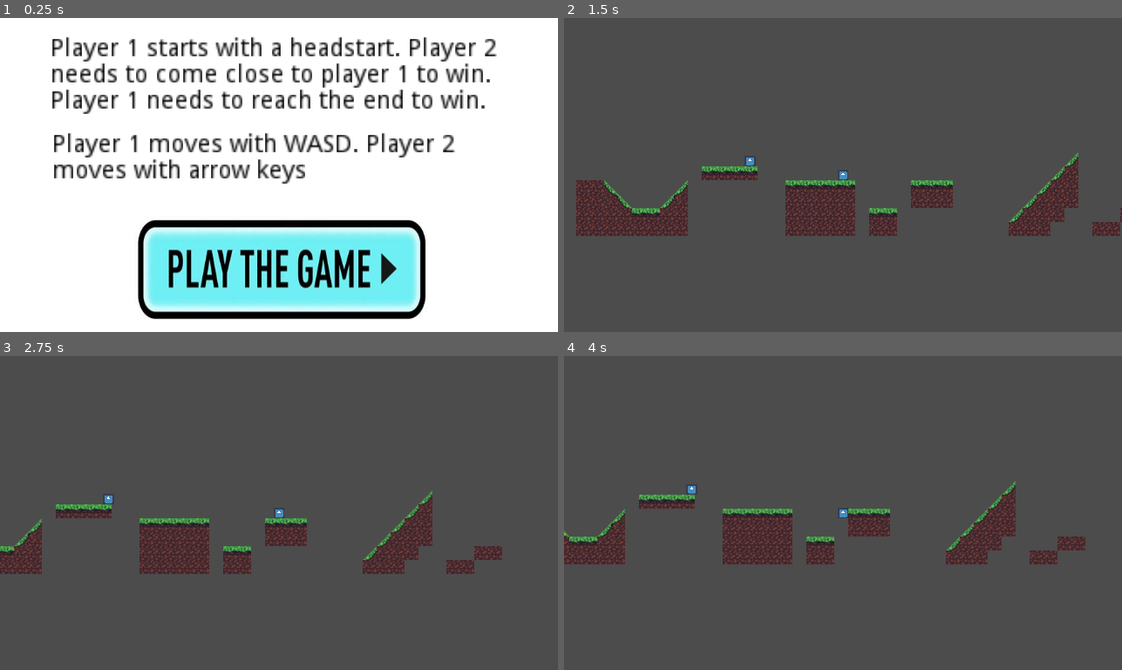
Above: before the commit, frames 1-4 (two rows, left to right).
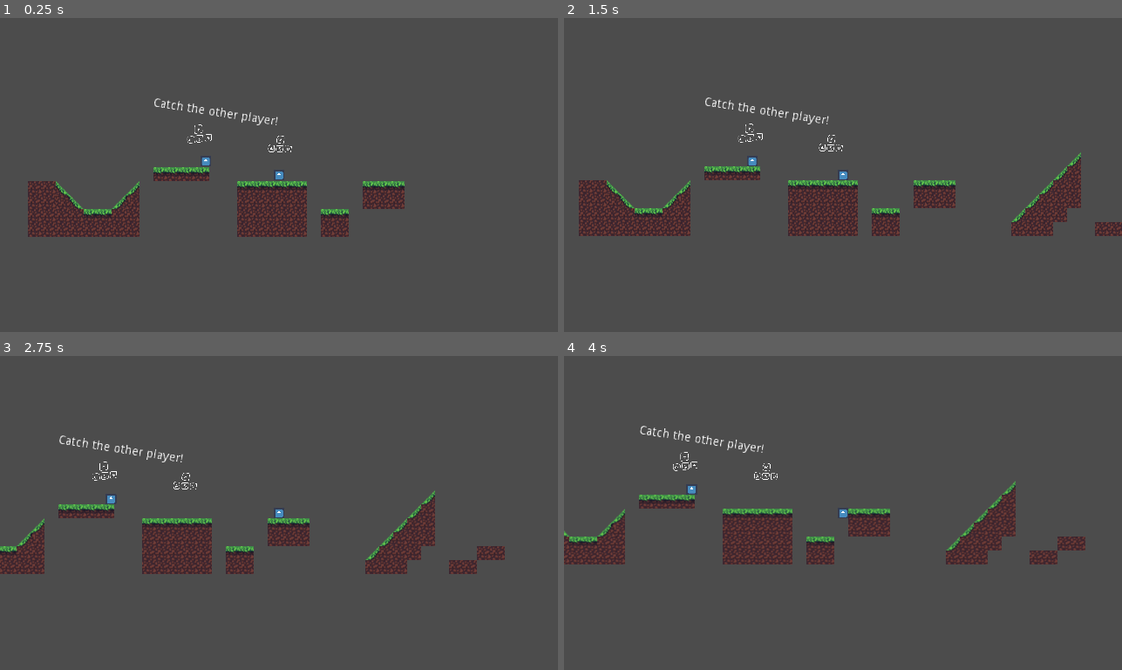
Above: after the commit, the same moments.

Repository: alteduard/TasjammGodot
Game: Godot game, scene res://Assets/Scenes/Game.tscn
Two runs of this game, one before a commit and one after it. Both use one fixed random seed, a clock stepped at 60 frames per second and the inputs below. Before the commit the project starts from res://Assets/Scenes/MainMenu.tscn. The engine's default icon, where the game draws it, is replaced by a stand-in: a white triangle on a blue panel in a dark square.
Inputs (mouse positions are in pixels of both pictures, inside the frame that each line leads up to):
- Up to frame 1 (0.25 s): no input
- Up to frame 2 (1.5 s): click (843, 272) at 0.52 s; tap Enter at 1.25 s; hold D (right1) from 1.28 s (still down); tap Left (left2) at 1.35 s
- Up to frame 3 (2.75 s): keep holding D (right1); tap W (jump1) at 1.52, 2.27 s; tap Right (right2) at 2.1 s
- Up to frame 4 (4 s): release D (right1) at 2.78 s; hold A (left1) 2.78-3.53 s; tap Left (left2) at 2.85 s; hold D (right1) from 3.53 s (still down); tap Right (right2) at 3.6 s; tap W (jump1) at 3.77 s

The runs differ from the first frame. In frame 1, 97% of the frame differs, in the area x 0-100%, y 0-100%; in frame 2, 5.2%; in frame 3, 3.9%; in frame 4, 0.3%.

Commit message:
in game instructions

Diff:
--- a/Assets/Scenes/Game.tscn
+++ b/Assets/Scenes/Game.tscn
@@ -1,8 +1,10 @@
-[gd_scene load_steps=4 format=2]
+[gd_scene load_steps=6 format=2]
 
 [ext_resource path="res://Assets/Tileset/TileSet.tres" type="TileSet" id=1]
 [ext_resource path="res://Assets/Objects/Player.tscn" type="PackedScene" id=2]
 [ext_resource path="res://Assets/Scripts/MapController.gd" type="Script" id=3]
+[ext_resource path="res://Assets/Scripts/arrows.png" type="Texture" id=4]
+[ext_resource path="res://Assets/Sprites/wasd.png" type="Texture" id=5]
 
 [node name="Node2D" type="Node2D"]
 __meta__ = {
@@ -20,7 +22,7 @@
 }
 
 [node name="Player" parent="." instance=ExtResource( 2 )]
-position = Vector2( -29.164, -82.3131 )
+position = Vector2( -31.9573, -78.1231 )
 scale = Vector2( 0.2, 0.2 )
 move_speed = 75
 jump_force = 120
@@ -38,3 +40,28 @@
 move_speed = 75
 jump_force = 120
 gravity = 200
+
+[node name="Node" type="Node" parent="."]
+
+[node name="RichTextLabel" type="RichTextLabel" parent="Node"]
+margin_left = -175.0
+margin_top = -161.0
+margin_right = -23.0
+margin_bottom = -139.0
+rect_rotation = 8.82787
+text = "Catch the other player!"
+scroll_active = false
+__meta__ = {
+"_edit_use_anchors_": false
+}
+
+[node name="wasd" type="Sprite" parent="Node"]
+position = Vector2( -30.1681, -106.037 )
+rotation = 0.21515
+scale = Vector2( 0.1, 0.1 )
+texture = ExtResource( 5 )
+
+[node name="arrows" type="Sprite" parent="Node"]
+position = Vector2( -123.047, -117.908 )
+scale = Vector2( 0.1, 0.1 )
+texture = ExtResource( 4 )
--- a/Assets/Scripts/Player.gd
+++ b/Assets/Scripts/Player.gd
@@ -32,7 +32,8 @@
 
 func Fall():
 	if(position.y > 313.076):
-		position = spawnpoint
+		get_tree().reload_current_scene()
+		#position = spawnpoint
 
 
 func Movement(delta):
--- /dev/null
+++ b/Assets/Scripts/ScoreCounter.gd
@@ -0,0 +1,19 @@
+extends Node
+
+
+# Declare member variables here. Examples:
+# var a = 2
+# var b = "text"
+
+var p1_score
+var p2_score
+
+
+# Called when the node enters the scene tree for the first time.
+func _ready():
+	pass # Replace with function body.
+
+
+# Called every frame. 'delta' is the elapsed time since the previous frame.
+#func _process(delta):
+#	pass
--- a/project.godot
+++ b/project.godot
@@ -16,7 +16,7 @@
 [application]
 
 config/name="Tasjamm"
-run/main_scene="res://Assets/Scenes/MainMenu.tscn"
+run/main_scene="res://Assets/Scenes/Game.tscn"
 config/icon="res://icon.png"
 
 [display]
Binary file added: Assets/Scripts/arrows.png
Not shown, added: Assets/Scripts/arrows.png.import
Binary file added: Assets/Sprites/wasd.png
Not shown, added: Assets/Sprites/wasd.png.import
